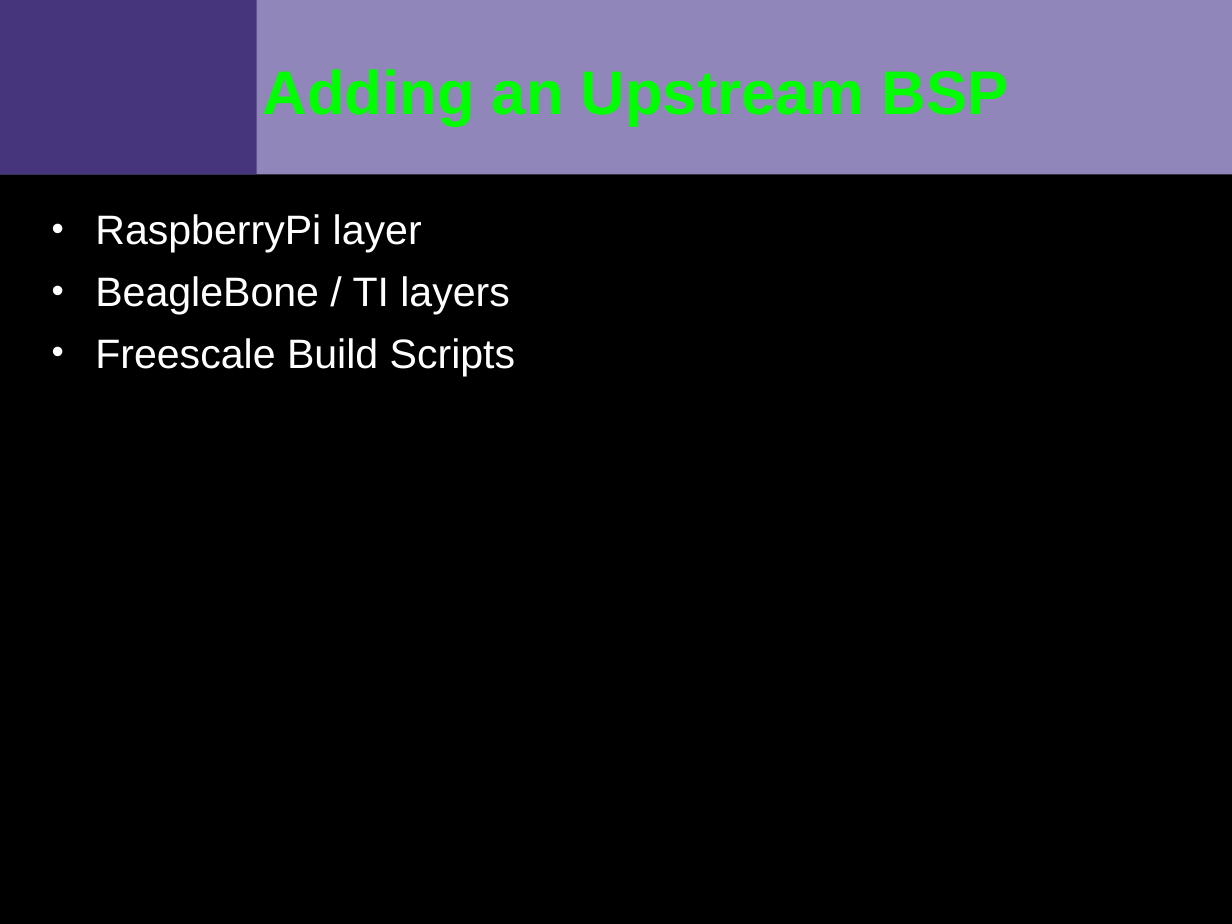
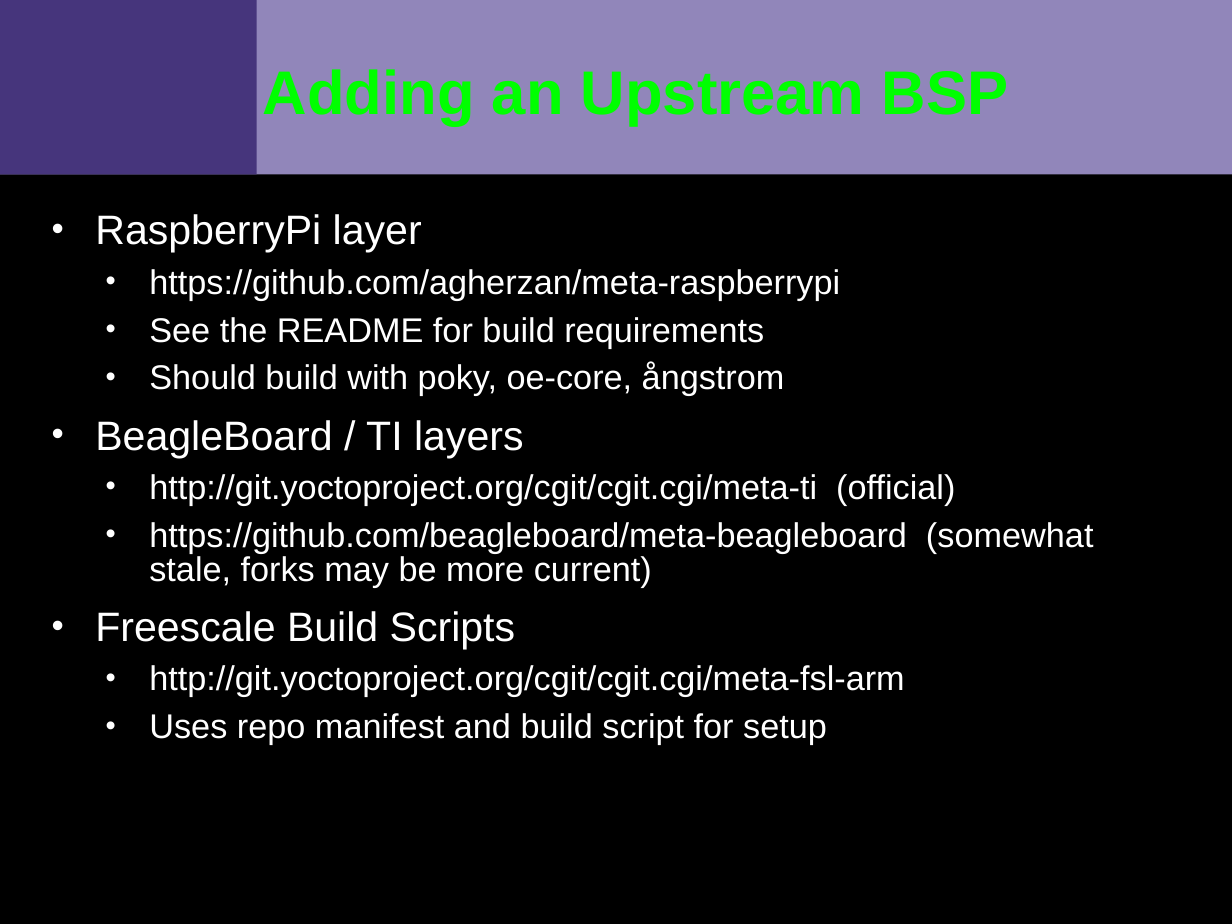
Before and after one commit to VCTLabs/scale13x-presentations, a slide deck: slide 8 of yocto_scale_handout.odp (slide 9 before the commit). Drawn at 1232x924 pixels with LibreOffice and Linux fonts; fonts in the diff are those of the drawing; background and template pictures are left out. Boxes give left, top, right and bottom in pixels: in the first picture for what was removed or moved away, otherwise in the second. Text is boxed around its words. In the diff, an @@ line names an element or a change of style, - is before the commit and + after.

```diff
--- a/yocto_scale_handout.odp
+++ b/yocto_scale_handout.odp
@@ text at [95, 269, 1094, 587]: text changed; size 24 to 20 pt @@
-• BeagleBone / TI layers
+  • https://github.com/agherzan/meta-raspberrypi
+  • See the README for build requirements
+  • Should build with poky, oe-core, ångstrom
+• BeagleBoard / TI layers
+  • http://git.yoctoproject.org/cgit/cgit.cgi/meta-ti (official)
+  • https://github.com/beagleboard/meta-beagleboard (somewhat stale, forks may be more current)
@@ text at [149, 665, 904, 745]: paragraphs added @@
+  • http://git.yoctoproject.org/cgit/cgit.cgi/meta-fsl-arm
+  • Uses repo manifest and build script for setup
```
Also in this commit, not shown: 2 other slides changed, 1 slide added, 1 slide removed.
